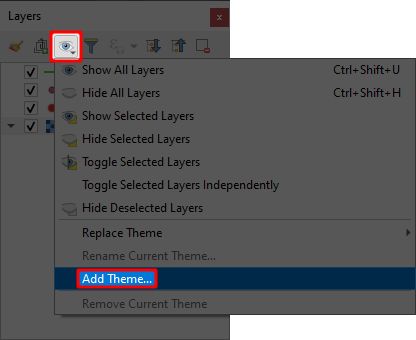
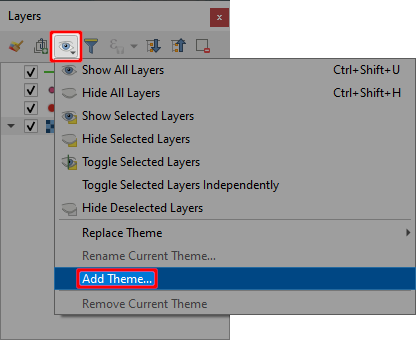
The second 416px x 340px image is a revision of the first. Changes to its layers:
removed layer "Red" over <box>49,30,158,289</box>
removed layer "Black" (was 66%) over <box>0,0,416,340</box>
renamed "Pasted Layer" to "qgis-add-theme.png", painted on it over <box>0,0,416,340</box>
